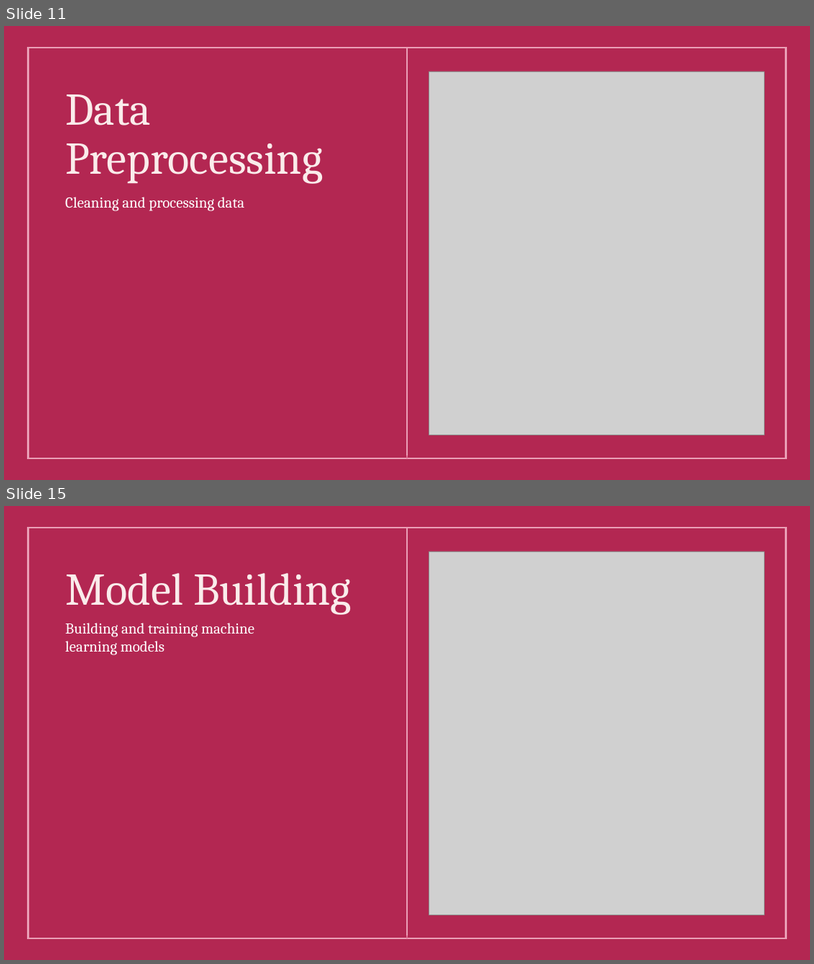
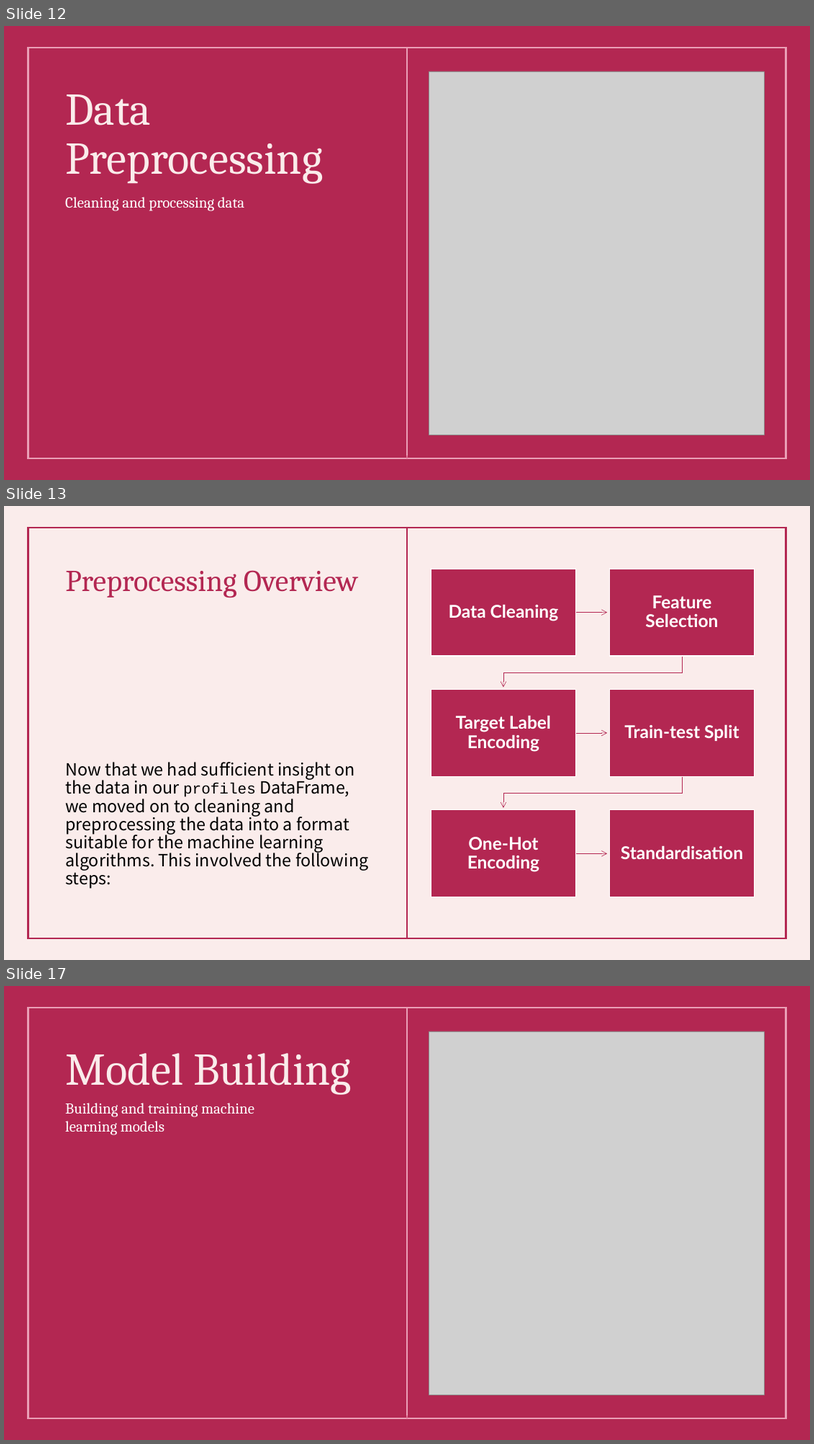
Before and after one commit to FaatimahMajothi98/OKCupid-Machine-Learning-Portfolio-Project, a slide deck: OKCupid-Date-A-Scientist-Starter/OKCupid – Machine Learning Analysis.pptx. Shown one above the other, each under a label of ours: slides 11 and 15 before the commit, slides 12, 13 and 17 after it; the slides between them are not shown. The pictures are 814x964 and 814x1444 pixels, drawn with LibreOffice and Linux fonts; fonts in the diff are those of the drawing; grey boxes stand for pictures. Boxes give left, top, right and bottom in pixels: in the first picture for what was removed or moved away, otherwise in the second. Text is boxed around its words. In the diff, an @@ line names an element or a change of style, - is before the commit and + after.

```diff
--- a/OKCupid-Date-A-Scientist-Starter/OKCupid – Machine Learning Analysis.pptx
+++ b/OKCupid-Date-A-Scientist-Starter/OKCupid – Machine Learning Analysis.pptx
@@ slide 13 added at [4, 506, 810, 960], background #FAECEB; not listed: 3 template elements that a slide beside it also shows @@
@@ line added from (407, 936) to (407, 528), #B32752 2.25 pt @@
@@ title added at [65, 570, 358, 597], 36 pt, text #B32752 @@
+Preprocessing Overview
@@ text added at [65, 762, 368, 888], 20 pt, text #000000 @@
+Now that we had sufficient insight on the data in our profiles DataFrame, we moved on to cleaning and preprocessing the data into a format suitable for the machine learning algorithms. This involved the following steps:
@@ group added at [431, 569, 755, 897]: 6 rectangles, 6 texts, 5 freeform shapes @@
+Data Cleaning
+Feature Selection
+Target Label Encoding
+Train-test Split
+One-Hot Encoding
+Standardisation
@@ what was slide 11 is now slide 12 @@
@@ what was slide 15 is now slide 17 @@
```
Also in this commit, not shown: 3 slides changed, 3 other slides added, 2 slides removed, 1 other file.
